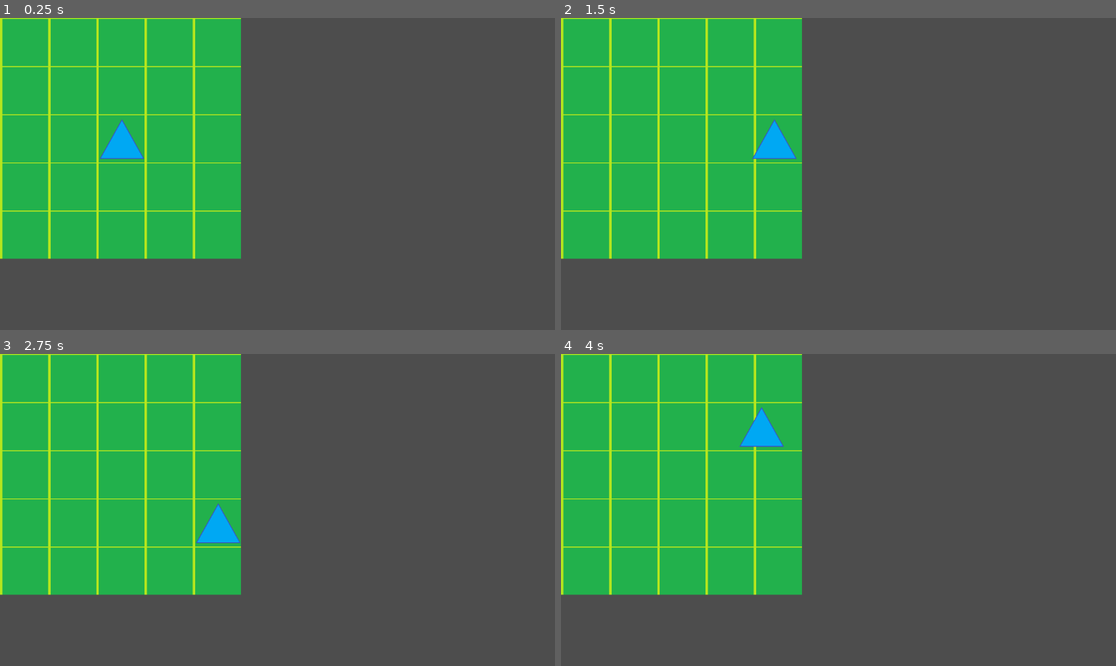
Above: before the commit, frames 1-4 (two rows, left to right).
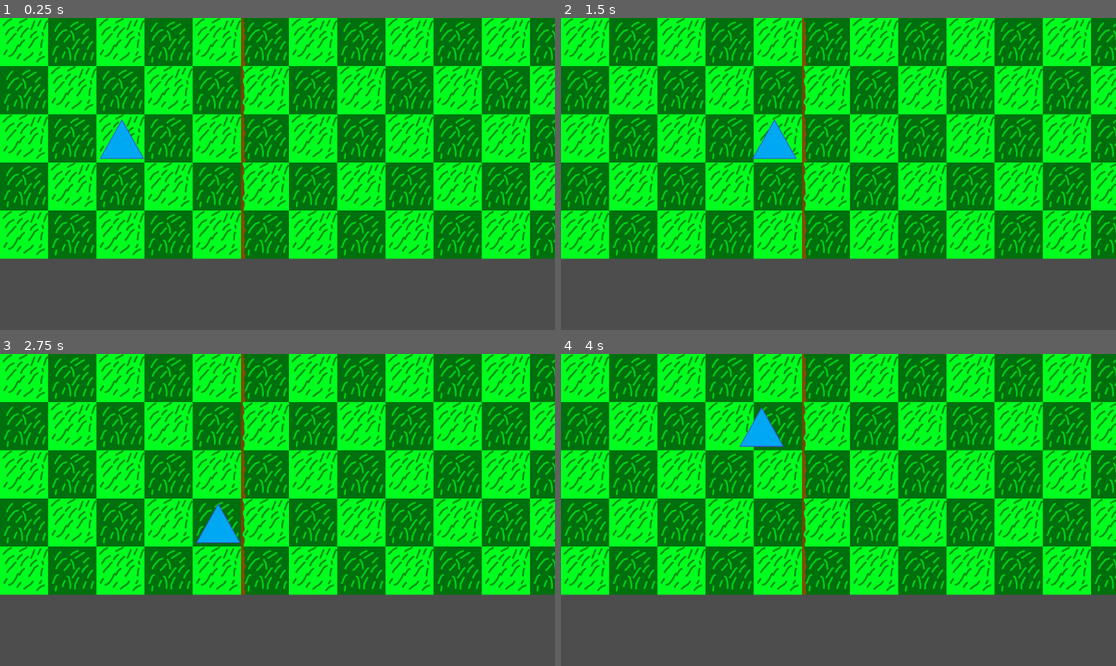
Above: after the commit, the same moments.

Repository: Killfreek/Rats
Game: Godot game, scene res://main.tscn
Same seed, same stepped clock (60 frames per second), same inputs: the game is played once before the commit and once after it.
Inputs:
- Up to frame 1 (0.25 s): no input
- Up to frame 2 (1.5 s): tap Enter at 0.5 s; hold D (MoveRight) 0.53-1.28 s; hold S (MoveDown) from 1.28 s (still down)
- Up to frame 3 (2.75 s): release S (MoveDown) at 2.03 s; hold D (MoveRight) from 2.03 s (still down)
- Up to frame 4 (4 s): tap Space at 2.75 s; release D (MoveRight) at 2.78 s; hold W (MoveUp) 2.78-3.53 s; hold A (MoveLeft) from 3.53 s (still down)

The runs differ from the first frame. In frame 1, 77% of the frame differs, in the area x 0-100%, y 0-78%; in frame 2, 77%; in frame 3, 77%; in frame 4, 77%.

Commit message:
Added more texture

Diff:
--- a/Level.tscn
+++ b/Level.tscn
@@ -1,17 +1,38 @@
-[gd_scene load_steps=4 format=3 uid="uid://ddyxv1i3eutg4"]
+[gd_scene load_steps=10 format=3 uid="uid://ddyxv1i3eutg4"]
 
-[ext_resource type="Texture2D" uid="uid://cyp3pi8jo8qne" path="res://Sprites/Background/Darkgreen.png" id="1_b77xp"]
+[ext_resource type="Texture2D" uid="uid://c1yjt06gcoayr" path="res://Sprites/Background/DarkGrassBackground.png" id="1_qsrsr"]
+[ext_resource type="Texture2D" uid="uid://bcfq5pmg0ndmm" path="res://Sprites/Background/LightGrassBackground.png" id="2_hj01m"]
+[ext_resource type="Texture2D" uid="uid://wtcmwiyfshmw" path="res://Sprites/Background/DarkGrassBackgroundDirtWall.png" id="3_7eqfd"]
+[ext_resource type="Texture2D" uid="uid://cf1egode7sth6" path="res://Sprites/Background/LightGrassBackgroundWall.png" id="4_kk212"]
 
-[sub_resource type="TileSetAtlasSource" id="TileSetAtlasSource_wo16c"]
-texture = ExtResource("1_b77xp")
+[sub_resource type="TileSetAtlasSource" id="TileSetAtlasSource_gw40l"]
+texture = ExtResource("1_qsrsr")
+texture_region_size = Vector2i(100, 100)
+0:0/0 = 0
+
+[sub_resource type="TileSetAtlasSource" id="TileSetAtlasSource_sqxxj"]
+texture = ExtResource("2_hj01m")
+texture_region_size = Vector2i(100, 100)
+0:0/0 = 0
+
+[sub_resource type="TileSetAtlasSource" id="TileSetAtlasSource_a26ld"]
+texture = ExtResource("3_7eqfd")
+texture_region_size = Vector2i(100, 100)
+0:0/0 = 0
+
+[sub_resource type="TileSetAtlasSource" id="TileSetAtlasSource_bwepf"]
+texture = ExtResource("4_kk212")
 texture_region_size = Vector2i(100, 100)
 0:0/0 = 0
 
 [sub_resource type="TileSet" id="TileSet_28fn1"]
 tile_size = Vector2i(100, 100)
-sources/0 = SubResource("TileSetAtlasSource_wo16c")
+sources/1 = SubResource("TileSetAtlasSource_gw40l")
+sources/2 = SubResource("TileSetAtlasSource_sqxxj")
+sources/3 = SubResource("TileSetAtlasSource_a26ld")
+sources/4 = SubResource("TileSetAtlasSource_bwepf")
 
 [node name="TileMap" type="TileMap"]
 tile_set = SubResource("TileSet_28fn1")
 format = 2
-layer_0/tile_data = PackedInt32Array(0, 0, 0, 65536, 0, 0, 65537, 0, 0, 131073, 0, 0, 131074, 0, 0, 65538, 0, 0, 1, 0, 0, 2, 0, 0, 3, 0, 0, 65539, 0, 0, 4, 0, 0, 65540, 0, 0, 131075, 0, 0, 196611, 0, 0, 196612, 0, 0, 131076, 0, 0, 262148, 0, 0, 262147, 0, 0, 262146, 0, 0, 262145, 0, 0, 262144, 0, 0, 196608, 0, 0, 131072, 0, 0, 196609, 0, 0, 196610, 0, 0)
+layer_0/tile_data = PackedInt32Array(0, 2, 0, 65536, 1, 0, 65537, 2, 0, 131073, 1, 0, 131074, 2, 0, 65538, 1, 0, 1, 1, 0, 2, 2, 0, 3, 1, 0, 65539, 2, 0, 4, 2, 0, 65540, 1, 0, 131075, 1, 0, 196611, 2, 0, 196612, 1, 0, 131076, 2, 0, 262148, 2, 0, 262147, 1, 0, 262146, 2, 0, 262145, 1, 0, 262144, 2, 0, 196608, 1, 0, 131072, 2, 0, 196609, 2, 0, 196610, 1, 0, 262149, 3, 0, 196614, 1, 0, 131079, 1, 0, 65544, 1, 0, 9, 1, 0, 65546, 1, 0, 11, 1, 0, 131083, 1, 0, 196618, 1, 0, 262155, 1, 0, 262153, 1, 0, 262151, 1, 0, 196616, 1, 0, 131081, 1, 0, 131077, 3, 0, 65542, 1, 0, 5, 3, 0, 7, 1, 0, 196613, 4, 0, 65541, 4, 0, 131078, 2, 0, 6, 2, 0, 262150, 2, 0, 196615, 2, 0, 65543, 2, 0, 131080, 2, 0, 8, 2, 0, 65545, 2, 0, 10, 2, 0, 131082, 2, 0, 65547, 2, 0, 196619, 2, 0, 196617, 2, 0, 262152, 2, 0, 262154, 2, 0)
--- a/main.tscn
+++ b/main.tscn
@@ -16,4 +16,4 @@
 [node name="PlayerAreaTopLeft" type="Node2D" parent="."]
 
 [node name="PlayerAreaBottomRight" type="Node2D" parent="."]
-position = Vector2(501, 497)
+position = Vector2(501, 501)
--- a/tile_map.tscn
+++ b/tile_map.tscn
@@ -1,24 +1,25 @@
-[gd_scene load_steps=4 format=3 uid="uid://cpshys81pm6wu"]
+[gd_scene load_steps=6 format=3 uid="uid://cpshys81pm6wu"]
 
-[ext_resource type="Texture2D" uid="uid://cyp3pi8jo8qne" path="res://Sprites/Background/Darkgreen.png" id="1_1o8qm"]
+[ext_resource type="Texture2D" uid="uid://bcfq5pmg0ndmm" path="res://Sprites/Background/LightGrassBackground.png" id="1_pjnor"]
+[ext_resource type="Texture2D" uid="uid://c1yjt06gcoayr" path="res://Sprites/Background/DarkGrassBackground.png" id="2_avohj"]
 
-[sub_resource type="TileSetAtlasSource" id="TileSetAtlasSource_pg3e2"]
-texture = ExtResource("1_1o8qm")
-texture_region_size = Vector2i(155, 100)
-0:0/next_alternative_id = 7
+[sub_resource type="TileSetAtlasSource" id="TileSetAtlasSource_q4udq"]
+texture = ExtResource("1_pjnor")
+texture_region_size = Vector2i(100, 100)
 0:0/0 = 0
-0:0/1 = 1
-0:0/2 = 2
-0:0/3 = 3
-0:0/4 = 4
-0:0/5 = 5
+
+[sub_resource type="TileSetAtlasSource" id="TileSetAtlasSource_8u35r"]
+texture = ExtResource("2_avohj")
+texture_region_size = Vector2i(100, 100)
+0:0/0 = 0
 
 [sub_resource type="TileSet" id="TileSet_vh4fx"]
 tile_size = Vector2i(100, 100)
-sources/0 = SubResource("TileSetAtlasSource_pg3e2")
+sources/1 = SubResource("TileSetAtlasSource_q4udq")
+sources/2 = SubResource("TileSetAtlasSource_8u35r")
 
 [node name="TileMap" type="TileMap"]
 tile_set = SubResource("TileSet_vh4fx")
 rendering_quadrant_size = 50
 format = 2
-layer_0/tile_data = PackedInt32Array(0, 0, 0, 65536, 0, 0, 65537, 0, 0, 1, 0, 0, 65538, 0, 0, 2, 0, 0, 131072, 0, 0, 196608, 0, 0, 196609, 0, 0, 262145, 0, 0, 262144, 0, 0, 262146, 0, 0, 262147, 0, 0, 196611, 0, 0, 196612, 0, 0, 262148, 0, 0, 131076, 0, 0, 65540, 0, 0, 4, 0, 0, 3, 0, 0, 131074, 0, 0, 65539, 0, 0, 131075, 0, 0, 196610, 0, 0, 131073, 0, 0)
+layer_0/tile_data = PackedInt32Array(0, 1, 0, 65536, 2, 0, 65537, 1, 0, 1, 2, 0, 65538, 2, 0, 2, 1, 0, 131072, 1, 0, 196608, 2, 0, 196609, 1, 0, 262145, 2, 0, 262144, 1, 0, 262146, 1, 0, 262147, 2, 0, 196611, 1, 0, 196612, 2, 0, 262148, 1, 0, 131076, 1, 0, 65540, 2, 0, 4, 1, 0, 3, 2, 0, 131074, 1, 0, 65539, 1, 0, 131075, 2, 0, 196610, 2, 0, 131073, 2, 0)
Binary file added: Sprites/Background/DarkGrassBackground.png
Not shown, added: Sprites/Background/DarkGrassBackground.png.import
Binary file added: Sprites/Background/DarkGrassBackgroundDirtWall.png
Not shown, added: Sprites/Background/DarkGrassBackgroundDirtWall.png.import
Binary file added: Sprites/Background/LightGrassBackground.png
Not shown, added: Sprites/Background/LightGrassBackground.png.import
Binary file added: Sprites/Background/LightGrassBackgroundWall.png
Not shown, added: Sprites/Background/LightGrassBackgroundWall.png.import
Not shown, added: Sprites/Background/LightGrassBackground.png~
